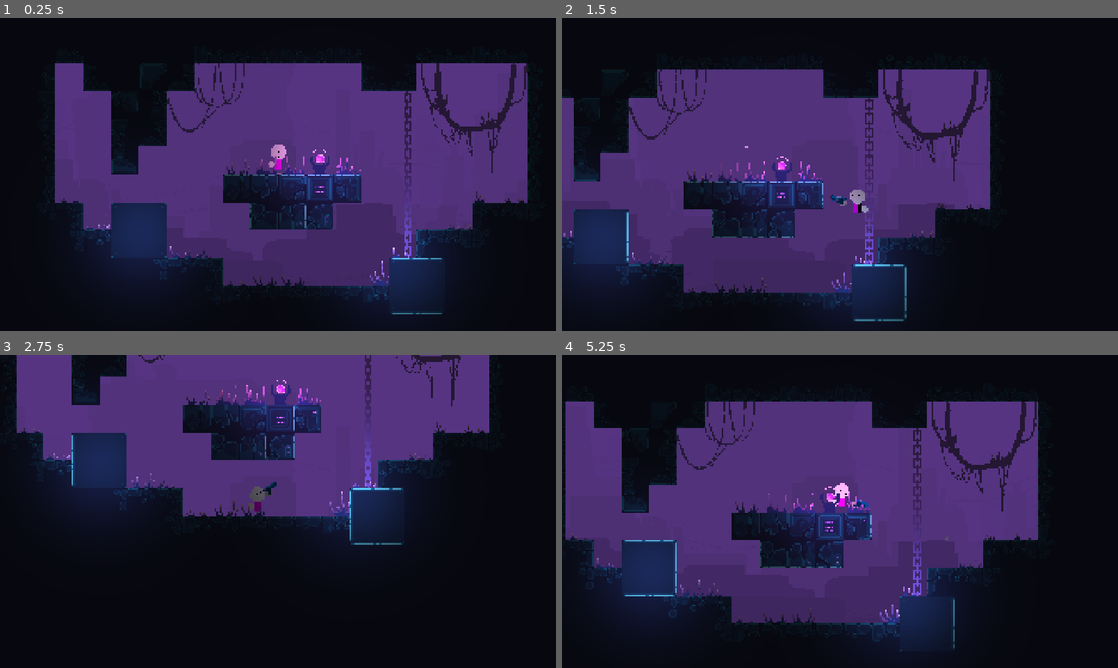
Above: before the commit, frames 1-4 (two rows, left to right).
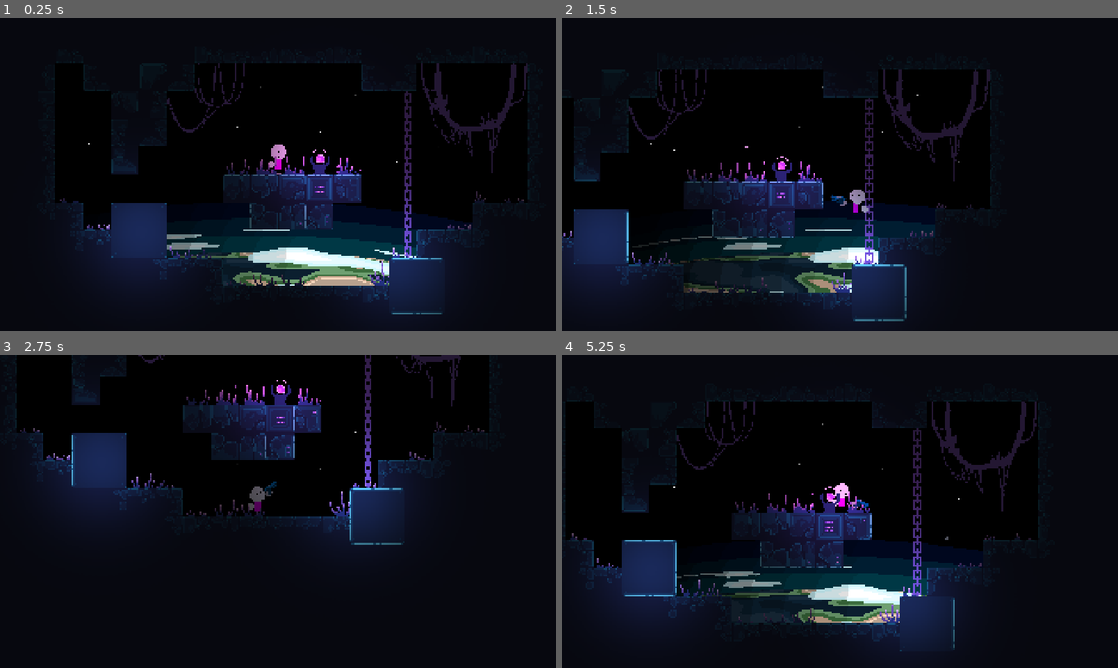
Above: after the commit, the same moments.

Repository: LuckyOwlStudios/2D-Project
Game: Godot game, scene res://PackedScenes/World/World.tscn
Two runs of this game, one before a commit and one after it. Both use one fixed random seed, a clock stepped at 60 frames per second and the inputs below.
Inputs (mouse positions are in pixels of both pictures, inside the frame that each line leads up to):
- Up to frame 1 (0.25 s): no input
- Up to frame 2 (1.5 s): tap Enter at 0.5 s; move the mouse to (962, 158) at 0.52 s; press the mouse at (962, 158) at 0.53 s; hold D (move_right) from 0.53 s (still down); tap Space (jump) at 0.77 s; move the mouse to (728, 190) at 1.27 s; release the mouse at (728, 190) at 1.28 s; click (728, 190) at 1.35 s
- Up to frame 3 (2.75 s): tap Space (jump) at 1.52 s; move the mouse to (333, 442) at 2.02 s; release D (move_right) at 2.03 s; press the mouse at (333, 442) at 2.03 s; hold A (move_left) from 2.03 s (still down)
- Up to frame 4 (5.25 s): move the mouse to (812, 574) at 2.77 s; release A (move_left) at 2.78 s; release the mouse at (812, 574) at 2.78 s; hold D (move_right) 2.78-4.28 s; click (812, 574) at 2.85 s; tap Space (jump) at 3.02, 3.77, 4.52 s; move the mouse to (1006, 558) at 3.52 s; press the mouse at (1006, 558) at 3.53 s; move the mouse to (673, 464) at 4.27 s; release the mouse at (673, 464) at 4.28 s; hold A (move_left) 4.28-5.03 s; click (673, 464) at 4.35 s; move the mouse to (867, 511) at 5.02 s; press the mouse at (867, 511) at 5.03 s; hold D (move_right) from 5.03 s (still down)

The runs differ from the first frame. In frame 1, 39% of the frame differs, in the area x 9-95%, y 14-86%; in frame 2, 35%; in frame 3, 27%; in frame 4, 39%.

Commit message:
- Improved the background scene of the game! - Created a shader for the starry background

Diff:
--- /dev/null
+++ b/Assets/Shaders/space.gdshader
@@ -0,0 +1,60 @@
+shader_type canvas_item;
+uniform vec4 bg_color: source_color;
+uniform vec2 offset;
+uniform float bigStarSlow = 2.0;
+uniform float mediumStarSlow = 6.0;
+uniform float smallStarSlow = 8.0;
+uniform float smallStarAmount = 0.002;
+uniform float mediumStarAmount = 0.01;
+uniform float bigStarAmount = 0.02;
+
+// Flicker controls
+uniform float flickerSpeed = 8.0;            // big & medium twinkle speed
+uniform float flickerStrength = 0.2;         // big & medium twinkle amount
+uniform float smallStarFlickerSpeed = 5.0;   // small star twinkle speed
+uniform float smallStarFlickerStrength = 0.85; // small star twinkle amount
+
+float rand(vec2 st) {
+    return fract(sin(dot(st.xy, vec2(12.9898,78.233))) * 43758.5453123);
+}
+void fragment() {
+	vec2 normCoordBig = FRAGCOORD.xy+floor(offset/bigStarSlow);
+	vec2 normCoordMedium = FRAGCOORD.xy+floor(offset/mediumStarSlow);
+	vec2 normCoordSmall = FRAGCOORD.xy+floor(offset/smallStarSlow);
+
+	float color = 0.0;
+
+	float size = 20.0;
+	float prob = 1.0-mediumStarAmount;
+	vec2 pos = floor(1.0 / size * normCoordMedium);
+	float starValue = rand(pos);
+	// Draw medium Stars
+	if (starValue > prob)
+	{
+		vec2 center = size * pos + vec2(size, size) * 0.5;
+		float t = 0.9 + flickerStrength * sin(TIME * flickerSpeed + (starValue - prob) / (1.0 - prob) * 45.0);
+		color = 1.0 - distance(normCoordMedium.xy, center) / (0.5 * size);
+		color = color * t / (abs(normCoordMedium.y - center.y)) * t / (abs(normCoordMedium.x - center.x));
+	}
+
+	// Draw Big stars
+	size = 100.0;
+	prob = 1.0-bigStarAmount;
+	pos = floor(1.0 / size * normCoordBig);
+	starValue = rand(pos);
+	if (starValue > prob)
+	{
+		vec2 center = size * pos + vec2(size, size) * 0.5;
+		float t = 0.9 + flickerStrength * sin(TIME * flickerSpeed + (starValue - prob) / (1.0 - prob) * 45.0);
+		color = 1.0 - distance(normCoordBig.xy, center) / (0.5 * size);
+		color = color * t / (abs(normCoordBig.y - center.y)) * t / (abs(normCoordBig.x - center.x));
+	}
+
+	// Draw Small stars
+	if (rand(normCoordSmall / 20.0) > 1.0-smallStarAmount)
+	{
+		float r = rand(normCoordSmall);
+		color = r * (smallStarFlickerStrength * sin(TIME * (r * smallStarFlickerSpeed) + 720.0 * r) + 0.95);
+	}
+	COLOR = vec4(vec3(color),color) + bg_color;
+}
--- a/PackedScenes/World/Background.tscn
+++ b/PackedScenes/World/Background.tscn
@@ -1,10 +1,25 @@
 [gd_scene format=3 uid="uid://clv70y77i2tq8"]
 
-[ext_resource type="Texture2D" uid="uid://kmanj7ixx18a" path="res://Assets/Sprites/World/Tileset/Background/city-background-colored.png" id="1_6hhri"]
+[ext_resource type="Shader" uid="uid://ddj5prbukde3t" path="res://Assets/Shaders/space.gdshader" id="1_7mihm"]
 [ext_resource type="Shader" uid="uid://qlllte25je5a" path="res://Assets/Shaders/planet.gdshader" id="1_wdy25"]
 [ext_resource type="Texture2D" uid="uid://bm6a6o8wic7v1" path="res://Assets/Sprites/World/Background/Planets/Earth/earth_surface_palette.png" id="2_ik0wn"]
 [ext_resource type="Texture2D" uid="uid://dtsy6jdtvoloq" path="res://Assets/Sprites/World/Background/Planets/Earth/earth_cloud_palette.png" id="2_lqfhc"]
 [ext_resource type="Texture2D" uid="uid://dp4aefd2x1jp2" path="res://Assets/Sprites/World/Background/Planets/Earth/earth_atmosphere_palette.png" id="2_yte8d"]
+
+[sub_resource type="ShaderMaterial" id="ShaderMaterial_nklxw"]
+shader = ExtResource("1_7mihm")
+shader_parameter/bg_color = Color(0, 0, 0, 1)
+shader_parameter/offset = Vector2(0, 0)
+shader_parameter/bigStarSlow = 2.0
+shader_parameter/mediumStarSlow = 6.0
+shader_parameter/smallStarSlow = 8.0
+shader_parameter/smallStarAmount = 0.001
+shader_parameter/mediumStarAmount = 0.005
+shader_parameter/bigStarAmount = 0.01
+shader_parameter/flickerSpeed = 1.0
+shader_parameter/flickerStrength = 0.2
+shader_parameter/smallStarFlickerSpeed = 2.0
+shader_parameter/smallStarFlickerStrength = 0.85
 
 [sub_resource type="FastNoiseLite" id="FastNoiseLite_6hhri"]
 noise_type = 3
@@ -76,7 +91,7 @@
 shader_parameter/shading_noise_strength = 0.3
 shader_parameter/shading_noise_period = Vector3(9.5, 9.5, 9.5)
 
-[node name="Control" type="Control" unique_id=316172401]
+[node name="Background" type="Control" unique_id=316172401]
 layout_mode = 3
 anchors_preset = 15
 anchor_right = 1.0
@@ -85,6 +100,7 @@
 grow_vertical = 2
 
 [node name="Space" type="ColorRect" parent="." unique_id=1738059257]
+material = SubResource("ShaderMaterial_nklxw")
 layout_mode = 1
 anchors_preset = 15
 anchor_right = 1.0
@@ -92,15 +108,6 @@
 grow_horizontal = 2
 grow_vertical = 2
 color = Color(0, 0, 0, 1)
-
-[node name="TextureRect" type="TextureRect" parent="." unique_id=773316107]
-layout_mode = 1
-anchors_preset = 15
-anchor_right = 1.0
-anchor_bottom = 1.0
-grow_horizontal = 2
-grow_vertical = 2
-texture = ExtResource("1_6hhri")
 
 [node name="BottomCenter" type="Control" parent="." unique_id=641932406]
 layout_mode = 1
@@ -113,7 +120,6 @@
 grow_vertical = 0
 
 [node name="Planet" type="ColorRect" parent="BottomCenter" unique_id=1768031431]
-visible = false
 material = SubResource("ShaderMaterial_lqfhc")
 custom_minimum_size = Vector2(10000, 1000)
 layout_mode = 1
Not shown, added: Assets/Shaders/space.gdshader.uid
